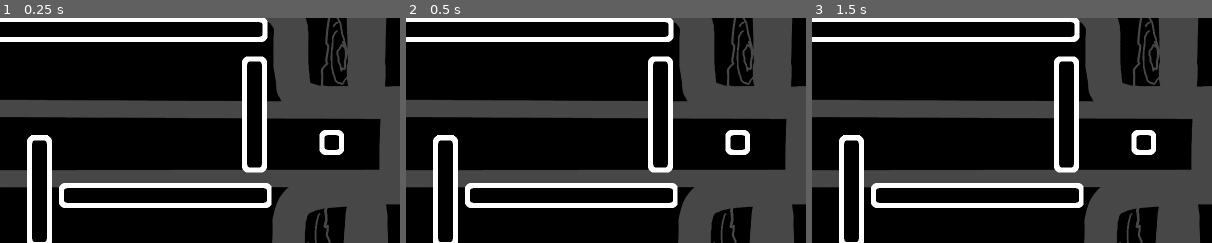
Above: before the commit, frames 1-3 (left to right).
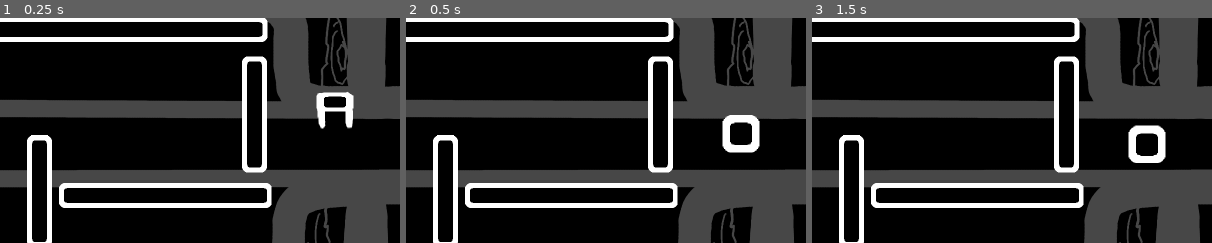
Above: after the commit, the same moments.

Repository: MarmadileManteater/Carbuncle-Game
Game: Godot game, scene res://scenes/global/global.tscn
The game is run twice, just before and just after one commit, with the same random seed, the same clock (stepped at 60 frames per second) and the same inputs.
Inputs (mouse positions are % of the whole screen's width and height, from its top left):
- Up to frame 1 (0.25 s): no input
- Up to frame 2 (0.5 s): no input
- Up to frame 3 (1.5 s): move the mouse to (72, 45) at 0.52 s; click (72, 45) at 0.67 s; tap Enter at 1.25 s; move the mouse to (30, 55) at 1.27 s; click (30, 55) at 1.42 s
The pictures show only the part of the screen within x 50-100%, y 21-71%; the shares and areas given below are measured in that part.

The runs differ from the first frame. In frame 1, 2.9% of the frame differs, in the area x 79-100%, y 32-68%; in frame 2, 2.2%; in frame 3, 2.2%.

Commit message:
Add animation for knob

Diff:
--- /dev/null
+++ b/project/scenes/lock_puzzle/lock_puzzle.gd
@@ -0,0 +1,16 @@
+extends Node2D
+
+
+# Called when the node enters the scene tree for the first time.
+func _ready() -> void:
+	pass # Replace with function body.
+
+
+# Called every frame. 'delta' is the elapsed time since the previous frame.
+func _process(delta: float) -> void:
+	pass
+
+
+func _on_done_area_entered(body: Node2D) -> void:
+	if body == $Driver:
+		$Driver/AnimationPlayer.play_backwards("RotateIn")
--- a/project/scenes/lock_puzzle/lock_puzzle.tscn
+++ b/project/scenes/lock_puzzle/lock_puzzle.tscn
@@ -1,7 +1,9 @@
 [gd_scene format=3 uid="uid://bf2nt0ibn252v"]
 
+[ext_resource type="Script" uid="uid://bvcyhc3wosrxo" path="res://scenes/lock_puzzle/lock_puzzle.gd" id="1_jv80f"]
 [ext_resource type="Texture2D" uid="uid://cjn8x8edh6ob3" path="res://assets/sprites/puzzle_back.png" id="1_nlmpk"]
 [ext_resource type="PackedScene" uid="uid://drorgjbwrm5x" path="res://scenes/puzzle_piece/puzzle_piece.tscn" id="1_wue6p"]
+[ext_resource type="Texture2D" uid="uid://b4maqkysnriw5" path="res://assets/sprites/knob_shaft.png" id="3_x0jet"]
 
 [sub_resource type="RectangleShape2D" id="RectangleShape2D_0dxmq"]
 size = Vector2(45.5, 126)
@@ -15,10 +17,172 @@
 [sub_resource type="RectangleShape2D" id="RectangleShape2D_x0jet"]
 size = Vector2(1155.25, 462.75)
 
+[sub_resource type="Animation" id="Animation_x0jet"]
+length = 0.001
+tracks/0/type = "value"
+tracks/0/imported = false
+tracks/0/enabled = true
+tracks/0/path = NodePath(".:collision_enabled")
+tracks/0/interp = 1
+tracks/0/loop_wrap = true
+tracks/0/keys = {
+"times": PackedFloat32Array(0),
+"transitions": PackedFloat32Array(1),
+"update": 1,
+"values": [true]
+}
+tracks/1/type = "value"
+tracks/1/imported = false
+tracks/1/enabled = true
+tracks/1/path = NodePath(".:position")
+tracks/1/interp = 1
+tracks/1/loop_wrap = true
+tracks/1/keys = {
+"times": PackedFloat32Array(0),
+"transitions": PackedFloat32Array(1),
+"update": 0,
+"values": [Vector2(1470, 395)]
+}
+tracks/2/type = "value"
+tracks/2/imported = false
+tracks/2/enabled = true
+tracks/2/path = NodePath(".:scale")
+tracks/2/interp = 1
+tracks/2/loop_wrap = true
+tracks/2/keys = {
+"times": PackedFloat32Array(0),
+"transitions": PackedFloat32Array(1),
+"update": 0,
+"values": [Vector2(1, 1)]
+}
+tracks/3/type = "value"
+tracks/3/imported = false
+tracks/3/enabled = true
+tracks/3/path = NodePath(".:click_enabled")
+tracks/3/interp = 1
+tracks/3/loop_wrap = true
+tracks/3/keys = {
+"times": PackedFloat32Array(0),
+"transitions": PackedFloat32Array(1),
+"update": 1,
+"values": [null]
+}
+tracks/4/type = "value"
+tracks/4/imported = false
+tracks/4/enabled = true
+tracks/4/path = NodePath("nob:visible")
+tracks/4/interp = 1
+tracks/4/loop_wrap = true
+tracks/4/keys = {
+"times": PackedFloat32Array(0),
+"transitions": PackedFloat32Array(1),
+"update": 1,
+"values": [true]
+}
+tracks/5/type = "value"
+tracks/5/imported = false
+tracks/5/enabled = true
+tracks/5/path = NodePath("nob:scale")
+tracks/5/interp = 1
+tracks/5/loop_wrap = true
+tracks/5/keys = {
+"times": PackedFloat32Array(0),
+"transitions": PackedFloat32Array(1),
+"update": 0,
+"values": [Vector2(1, 2)]
+}
+
+[sub_resource type="Animation" id="Animation_nlmpk"]
+resource_name = "RotateIn"
+length = 0.5
+tracks/0/type = "value"
+tracks/0/imported = false
+tracks/0/enabled = true
+tracks/0/path = NodePath(".:collision_enabled")
+tracks/0/interp = 1
+tracks/0/loop_wrap = true
+tracks/0/keys = {
+"times": PackedFloat32Array(0.3, 0.5),
+"transitions": PackedFloat32Array(1, 1),
+"update": 1,
+"values": [false, true]
+}
+tracks/1/type = "value"
+tracks/1/imported = false
+tracks/1/enabled = true
+tracks/1/path = NodePath(".:position")
+tracks/1/interp = 1
+tracks/1/loop_wrap = true
+tracks/1/keys = {
+"times": PackedFloat32Array(0.3, 0.5),
+"transitions": PackedFloat32Array(1, 1),
+"update": 0,
+"values": [Vector2(1470, 360), Vector2(1470, 445)]
+}
+tracks/2/type = "value"
+tracks/2/imported = false
+tracks/2/enabled = true
+tracks/2/path = NodePath(".:scale")
+tracks/2/interp = 1
+tracks/2/loop_wrap = true
+tracks/2/keys = {
+"times": PackedFloat32Array(0.3, 0.40000424),
+"transitions": PackedFloat32Array(1, 1),
+"update": 0,
+"values": [Vector2(1.5, 0.75), Vector2(1.5, 1.5)]
+}
+tracks/3/type = "value"
+tracks/3/imported = false
+tracks/3/enabled = true
+tracks/3/path = NodePath(".:click_enabled")
+tracks/3/interp = 1
+tracks/3/loop_wrap = true
+tracks/3/keys = {
+"times": PackedFloat32Array(0.297687, 0.5),
+"transitions": PackedFloat32Array(1, 1),
+"update": 1,
+"values": [null, true]
+}
+tracks/4/type = "value"
+tracks/4/imported = false
+tracks/4/enabled = true
+tracks/4/path = NodePath("nob:visible")
+tracks/4/interp = 1
+tracks/4/loop_wrap = true
+tracks/4/keys = {
+"times": PackedFloat32Array(0.3),
+"transitions": PackedFloat32Array(1),
+"update": 1,
+"values": [true]
+}
+tracks/5/type = "value"
+tracks/5/imported = false
+tracks/5/enabled = true
+tracks/5/path = NodePath("nob:scale")
+tracks/5/interp = 1
+tracks/5/loop_wrap = true
+tracks/5/keys = {
+"times": PackedFloat32Array(0.3, 0.4),
+"transitions": PackedFloat32Array(1, 1),
+"update": 0,
+"values": [Vector2(1, 2), Vector2(1, 1e-05)]
+}
+
+[sub_resource type="AnimationLibrary" id="AnimationLibrary_x0jet"]
+_data = {
+&"RESET": SubResource("Animation_x0jet"),
+&"RotateIn": SubResource("Animation_nlmpk")
+}
+
+[sub_resource type="RectangleShape2D" id="RectangleShape2D_6wcjf"]
+size = Vector2(144, 121)
+
 [node name="LockPuzzle" type="Node2D" unique_id=1017078992]
+script = ExtResource("1_jv80f")
 
 [node name="Sprite2D" type="Sprite2D" parent="." unique_id=472871172]
 self_modulate = Color(1, 1, 1, 0.2784314)
+z_index = -1
 position = Vector2(800, 453)
 texture = ExtResource("1_nlmpk")
 
@@ -96,6 +260,29 @@
 position = Vector2(12, 443)
 shape = SubResource("RectangleShape2D_0dxmq")
 
-[node name="PuzzlePiece9" parent="." unique_id=1614769464 instance=ExtResource("1_wue6p")]
-position = Vector2(1464, 441)
+[node name="Driver" parent="." unique_id=1614769464 instance=ExtResource("1_wue6p")]
+position = Vector2(1470, 395)
 length = 17
+click_enabled = null
+
+[node name="AnimationPlayer" type="AnimationPlayer" parent="Driver" unique_id=46300742]
+libraries/ = SubResource("AnimationLibrary_x0jet")
+autoplay = &"RotateIn"
+speed_scale = 0.9
+
+[node name="nob" type="Sprite2D" parent="Driver" unique_id=238374325]
+z_index = -1
+texture_filter = 3
+position = Vector2(1, -4)
+scale = Vector2(1, 2)
+texture = ExtResource("3_x0jet")
+
+[node name="DoneArea" type="Area2D" parent="." unique_id=519103121]
+position = Vector2(80, 447)
+
+[node name="CollisionShape2D" type="CollisionShape2D" parent="DoneArea" unique_id=1489806586]
+position = Vector2(27, -7.5)
+shape = SubResource("RectangleShape2D_6wcjf")
+debug_color = Color(0.42181915, 0.60393906, 0, 0.41960785)
+
+[connection signal="body_entered" from="DoneArea" to="." method="_on_done_area_entered"]
--- a/project/scenes/puzzle_piece/puzzle_piece.gd
+++ b/project/scenes/puzzle_piece/puzzle_piece.gd
@@ -7,6 +7,8 @@
 
 @export var length = 10
 @export var direction = Direction.Horizonal
+@export var collision_enabled = true
+@export var click_enabled = true
 
 var click_start = null
 
@@ -33,9 +35,13 @@
 	$CollisionShape2D.shape.size.x = (42 - 10) + length
 	$ClickPoint.size.x = $CollisionShape2D.shape.size.x
 	$ClickPoint.position.x = -$CollisionShape2D.shape.size.x / 2.0
+	if $CollisionShape2D.disabled != !collision_enabled:
+		$CollisionShape2D.disabled = !collision_enabled
 
 
 func _on_click_point_gui_input(event: InputEvent) -> void:
+	if not click_enabled:
+		return
 	if event is InputEventMouseButton:
 		if event.pressed:
 			click_start = event.global_position
Binary file added: project/assets/sprites/knob_shaft.png
Not shown, added: project/assets/sprites/knob_shaft.png.import
Binary file changed: project/assets/sprites/puzzle_back.png
Binary file changed: project/assets/sprites/size_test_puzzle.png
Not shown, added: project/scenes/lock_puzzle/lock_puzzle.gd.uid
